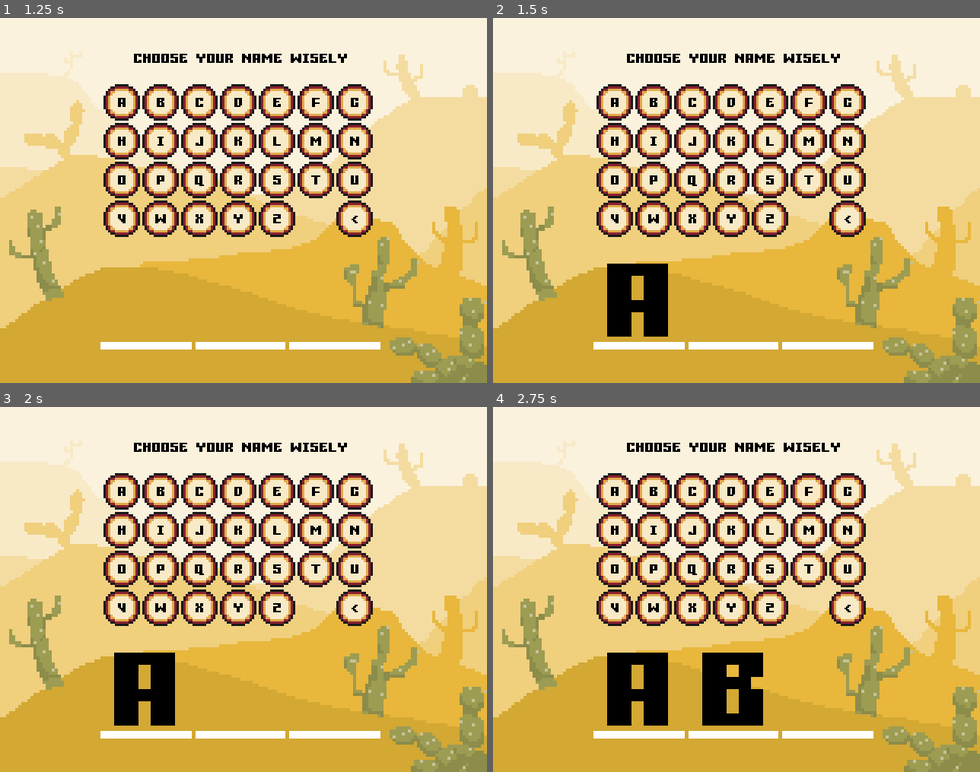
Above: before the commit, frames 1-4 (two rows, left to right).
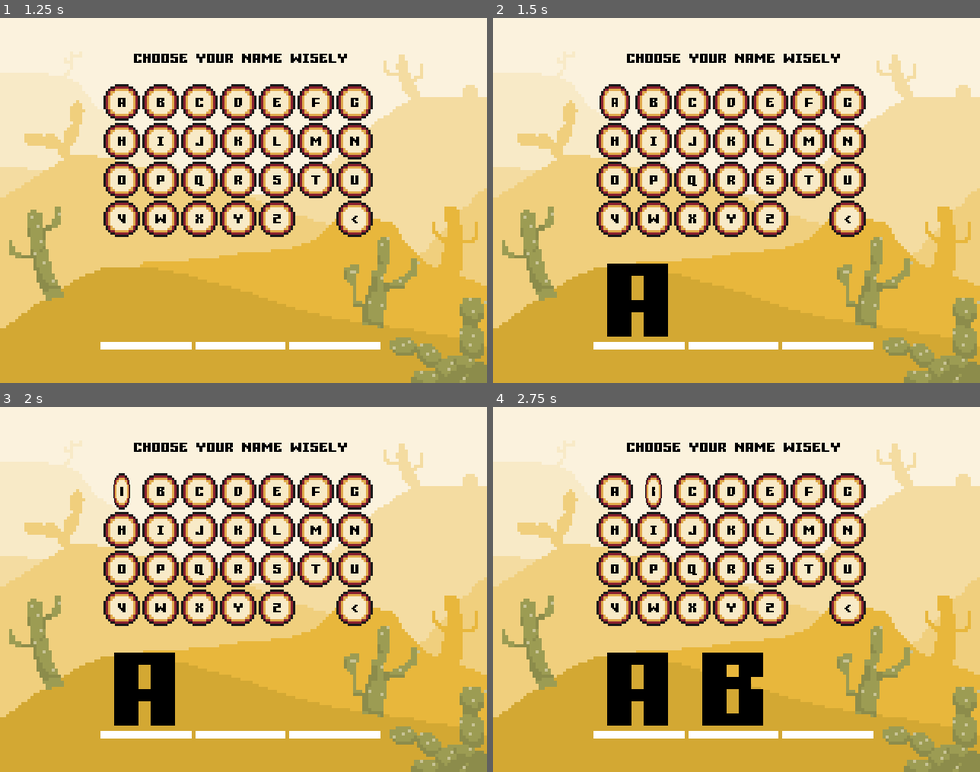
Above: after the commit, the same moments.

Repository: Emmanuelcook/Sixbit
Game: Godot game, scene res://UI/MainNavigation.tscn
Two runs of this game, one before a commit and one after it. Both use one fixed random seed, a clock stepped at 60 frames per second and the inputs below.
Inputs (mouse positions are in pixels of both pictures, inside the frame that each line leads up to):
- Up to frame 1 (1.25 s): click "Levels" at 0.5 s
- Up to frame 2 (1.5 s): click (614, 101) at 1.25 s
- Up to frame 3 (2 s): no input
- Up to frame 4 (2.75 s): click (653, 490) at 2 s

Frame 1 is identical in both runs. In frame 2, 0.2% of the frame differs, in the area x 21-29%, y 18-29%; in frame 3, 0.4%; in frame 4, 0.4%.

Commit message:
screen Name animation target

Diff:
--- a/UI/nameButton.gd
+++ b/UI/nameButton.gd
@@ -3,7 +3,8 @@
 export var letter = "A"
 
 func _ready():
-	$Label.text = letter
+	$Node2D/Label.text = letter
 
 func _on_Letter_pressed():
+	$AnimationPlayer.play("shot")
 	get_parent().letterPressed(letter)
--- a/UI/nameButton.tscn
+++ b/UI/nameButton.tscn
@@ -19,6 +19,60 @@
 size = 32
 font_data = ExtResource( 4 )
 
+[sub_resource type="Animation" id=7]
+length = 0.001
+tracks/0/type = "value"
+tracks/0/path = NodePath("ATarget:scale")
+tracks/0/interp = 1
+tracks/0/loop_wrap = true
+tracks/0/imported = false
+tracks/0/enabled = true
+tracks/0/keys = {
+"times": PoolRealArray( 0 ),
+"transitions": PoolRealArray( 1 ),
+"update": 0,
+"values": [ Vector2( 3, 3 ) ]
+}
+tracks/1/type = "value"
+tracks/1/path = NodePath("Node2D:scale")
+tracks/1/interp = 1
+tracks/1/loop_wrap = true
+tracks/1/imported = false
+tracks/1/enabled = true
+tracks/1/keys = {
+"times": PoolRealArray( 0 ),
+"transitions": PoolRealArray( 1 ),
+"update": 0,
+"values": [ Vector2( 1, 1 ) ]
+}
+
+[sub_resource type="Animation" id=8]
+resource_name = "shot"
+tracks/0/type = "value"
+tracks/0/path = NodePath("ATarget:scale")
+tracks/0/interp = 2
+tracks/0/loop_wrap = true
+tracks/0/imported = false
+tracks/0/enabled = true
+tracks/0/keys = {
+"times": PoolRealArray( 0, 0.4, 1 ),
+"transitions": PoolRealArray( 0.366022, 0.500001, 1e+06 ),
+"update": 0,
+"values": [ Vector2( 3, 3 ), Vector2( -3, 3 ), Vector2( 3, 3 ) ]
+}
+tracks/1/type = "value"
+tracks/1/path = NodePath("Node2D:scale")
+tracks/1/interp = 2
+tracks/1/loop_wrap = true
+tracks/1/imported = false
+tracks/1/enabled = true
+tracks/1/keys = {
+"times": PoolRealArray( 0, 0.4, 1 ),
+"transitions": PoolRealArray( 0.366021, 0.5, 1e+06 ),
+"update": 0,
+"values": [ Vector2( 1, 1 ), Vector2( -1, 1 ), Vector2( 1, 1 ) ]
+}
+
 [node name="Letter" type="Button"]
 margin_left = 102.0
 margin_top = 94.0
@@ -32,21 +86,59 @@
 flat = true
 script = ExtResource( 2 )
 
+[node name="ColorRect" type="ColorRect" parent="."]
+margin_left = 23.0
+margin_top = 2.0
+margin_right = 29.0
+margin_bottom = 50.0
+mouse_filter = 2
+color = Color( 0.0980392, 0.0980392, 0.101961, 1 )
+
+[node name="ColorRect2" type="ColorRect" parent="."]
+margin_left = 23.0
+margin_top = 5.0
+margin_right = 29.0
+margin_bottom = 47.0
+mouse_filter = 2
+color = Color( 0.545098, 0.133333, 0.188235, 1 )
+
+[node name="ColorRect3" type="ColorRect" parent="."]
+margin_left = 23.0
+margin_top = 8.0
+margin_right = 29.0
+margin_bottom = 44.0
+mouse_filter = 2
+color = Color( 0.878431, 0.670588, 0.298039, 1 )
+
+[node name="ColorRect4" type="ColorRect" parent="."]
+margin_left = 23.0
+margin_top = 11.0
+margin_right = 29.0
+margin_bottom = 41.0
+mouse_filter = 2
+color = Color( 0.972549, 0.917647, 0.780392, 1 )
+
 [node name="ATarget" type="Sprite" parent="."]
-position = Vector2( 308, 178 )
+position = Vector2( 26, 26 )
 scale = Vector2( 3, 3 )
 texture = ExtResource( 1 )
-offset = Vector2( -94, -50.6667 )
 
-[node name="Label" type="Label" parent="."]
-margin_left = 7.0
-margin_top = 10.0
-margin_right = 47.0
-margin_bottom = 36.0
+[node name="Node2D" type="Node2D" parent="."]
+position = Vector2( 26, 25 )
+
+[node name="Label" type="Label" parent="Node2D"]
+margin_left = -19.0
+margin_top = -15.0
+margin_right = 21.0
+margin_bottom = 11.0
 theme = ExtResource( 3 )
 custom_colors/font_color = Color( 0, 0, 0, 1 )
 custom_fonts/font = SubResource( 6 )
 text = "A"
 align = 1
 
+[node name="AnimationPlayer" type="AnimationPlayer" parent="."]
+anims/RESET = SubResource( 7 )
+anims/shot = SubResource( 8 )
+
 [connection signal="pressed" from="." to="." method="_on_Letter_pressed"]
Not shown: 1 places in UI/nameButton.tscn that only renumber resources
